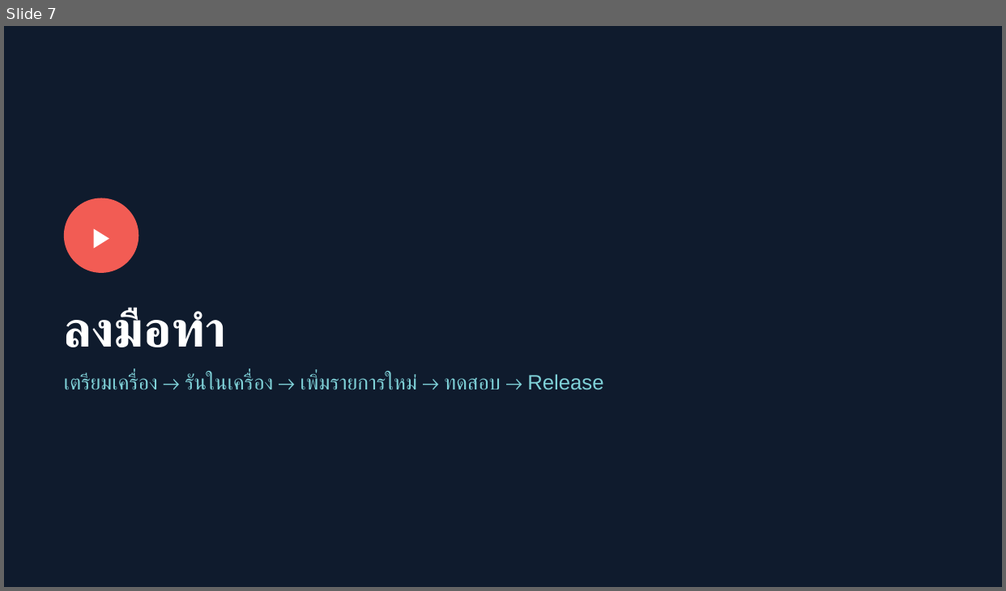
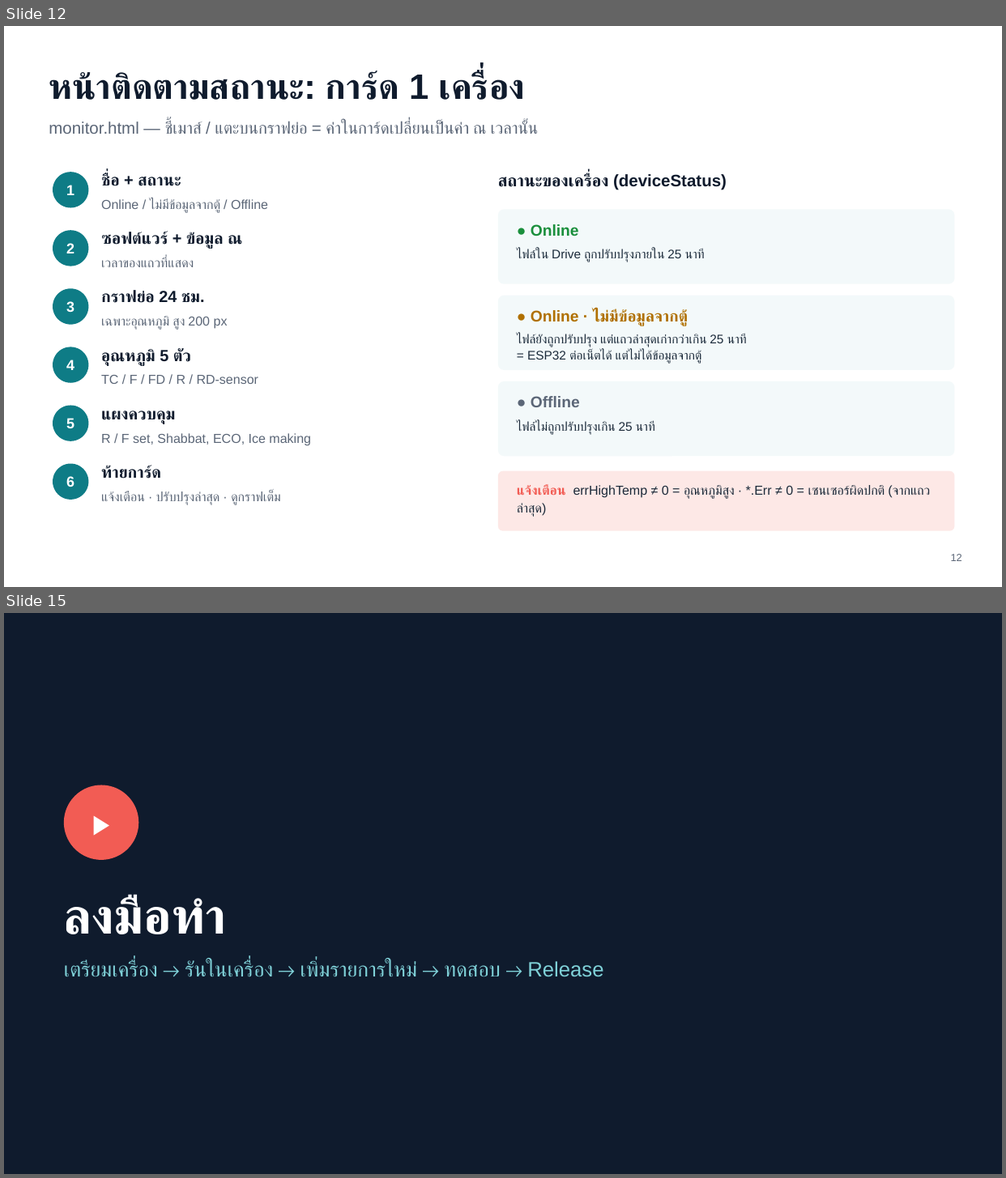
Before and after one commit to AHTH-Graph-Generator/AHTH-Graph-Generator.github.io, a slide deck: docs/AHTH-Graph-Generator-Training.pptx. Shown one above the other, each under a label of ours: slide 7 before the commit, slides 12 and 15 after it; the slides between them are not shown. The pictures are 1006x591 and 1006x1178 pixels, drawn with LibreOffice and Linux fonts; fonts in the diff are those of the drawing. Boxes give left, top, right and bottom in pixels: in the first picture for what was removed or moved away, otherwise in the second. Text is boxed around its words. In the diff, an @@ line names an element or a change of style, - is before the commit and + after.

Commit message:
AHTH graph generator software for update to github - Ver. 2.0
DETAILS : Add system monitoring from google drive.

CREATE : [GITHUB] [apiwat.kamsiri] [Release] [01h 00m]

```diff
--- a/docs/AHTH-Graph-Generator-Training.pptx
+++ b/docs/AHTH-Graph-Generator-Training.pptx
@@ slide 12 added at [4,26,1002,587], background #FFFFFF @@
@@ text added at [49,71,525,100], 34 pt, text #0F1B2D, bold @@
+หน้าติดตามสถานะ: การ์ด 1 เครื่อง
@@ text added at [49,121,539,134], 16 pt, text #5B6677 @@
+monitor.html — ชี้เมาส์ / แตะบนกราฟย่อ = ค่าในการ์ดเปลี่ยนเป็นค่า ณ เวลานั้น
@@ ellipse added at [53,172,88,208], fill #0E7C86, 14 pt, text #FFFFFF, bold @@
+1
@@ text added at [101,173,181,186], 15.5 pt, text #0F1B2D, bold @@
+ชื่อ + สถานะ
@@ text added at [498,173,727,190], 16 pt, text #0F1B2D, bold @@
+สถานะของเครื่อง (deviceStatus)
@@ text added at [101,199,268,213], 12.5 pt, text #5B6677 @@
+Online / ไม่มีข้อมูลจากตู้ / Offline
@@ rounded rectangle added at [498,209,955,284], fill #F3F9FA @@
@@ ellipse added at [53,230,88,267], fill #0E7C86, 14 pt, text #FFFFFF, bold @@
+2
@@ text added at [101,232,242,249], 15.5 pt, text #0F1B2D, bold @@
+ซอฟต์แวร์ + ข้อมูล ณ
@@ text added at [530,224,579,236], 15 pt, text #1A8F3C, bold @@
+● Online
@@ text added at [101,257,194,267], 12.5 pt, text #5B6677 @@
+เวลาของแถวที่แสดง
@@ text added at [517,249,705,263], 12 pt, text #1B2A3A @@
+ไฟล์ใน Drive ถูกปรับปรุงภายใน 25 นาที
@@ ellipse added at [53,288,88,325], fill #0E7C86, 14 pt, text #FFFFFF, bold @@
+3
@@ text added at [101,290,205,303], 15.5 pt, text #0F1B2D, bold @@
+กราฟย่อ 24 ชม.
@@ text added at [101,316,228,330], 12.5 pt, text #5B6677 @@
+เฉพาะอุณหภูมิ สูง 200 px
@@ rounded rectangle added at [498,296,955,370], fill #F3F9FA @@
@@ text added at [530,310,687,327], 15 pt, text #B07000, bold @@
+● Online · ไม่มีข้อมูลจากตู้
@@ text added at [517,333,747,364], 12 pt, text #1B2A3A @@
+ไฟล์ยังถูกปรับปรุง แต่แถวล่าสุดเก่ากว่าเกิน 25 นาที
+= ESP32 ต่อเน็ตได้ แต่ไม่ได้ข้อมูลจากตู้
@@ ellipse added at [53,347,88,383], fill #0E7C86, 14 pt, text #FFFFFF, bold @@
+4
@@ text added at [101,348,191,366], 15.5 pt, text #0F1B2D, bold @@
+อุณหภูมิ 5 ตัว
@@ text added at [101,375,259,384], 12.5 pt, text #5B6677 @@
+TC / F / FD / R / RD-sensor
@@ rounded rectangle added at [498,382,955,456], fill #F3F9FA @@
@@ ellipse added at [53,406,88,442], fill #0E7C86, 14 pt, text #FFFFFF, bold @@
+5
@@ text added at [101,411,175,425], 15.5 pt, text #0F1B2D, bold @@
+แผงควบคุม
@@ text added at [530,396,580,408], 15 pt, text #5B6677, bold @@
+● Offline
@@ text added at [101,433,311,446], 12.5 pt, text #5B6677 @@
+R / F set, Shabbat, ECO, Ice making
@@ text added at [517,421,655,435], 12 pt, text #1B2A3A @@
+ไฟล์ไม่ถูกปรับปรุงเกิน 25 นาที
@@ ellipse added at [53,464,88,500], fill #0E7C86, 14 pt, text #FFFFFF, bold @@
+6
@@ text added at [101,465,161,479], 15.5 pt, text #0F1B2D, bold @@
+ท้ายการ์ด
@@ rounded rectangle added at [498,472,955,531], fill #FDE8E6 @@
@@ text added at [517,484,885,517], 12.5 pt, text #1B2A3A @@
+แจ้งเตือน errHighTemp ≠ 0 = อุณหภูมิสูง · *.Err ≠ 0 = เซนเซอร์ผิดปกติ (จากแถวล่าสุด)
@@ text added at [101,491,281,506], 12.5 pt, text #5B6677 @@
+แจ้งเตือน · ปรับปรุงล่าสุด · ดูกราฟเต็ม
@@ text added at [951,554,962,561], 10 pt, text #5B6677 @@
+12
@@ what was slide 7 is now slide 15 @@
```
Also in this commit, not shown: 14 slides changed, 7 other slides added, 29 other files.
